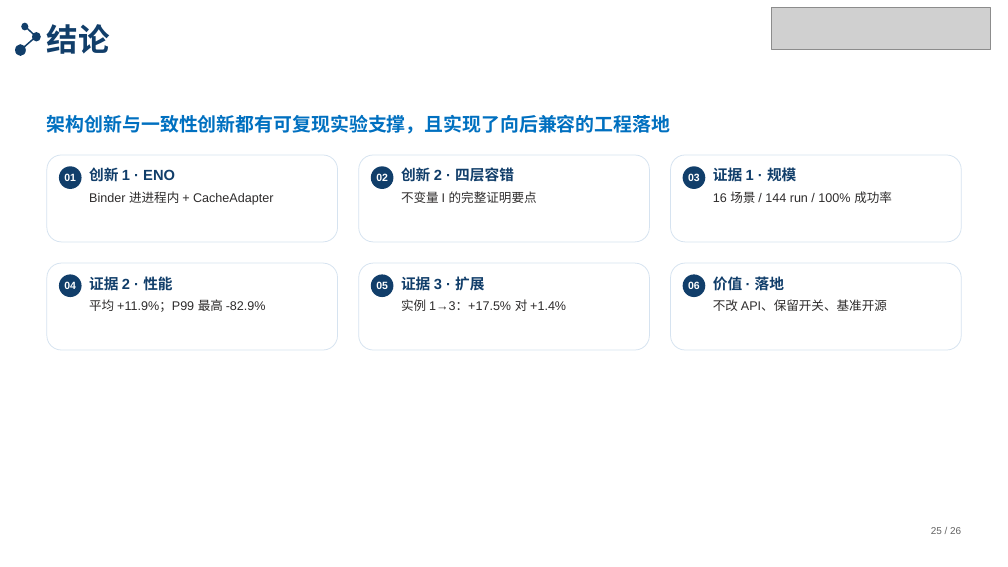
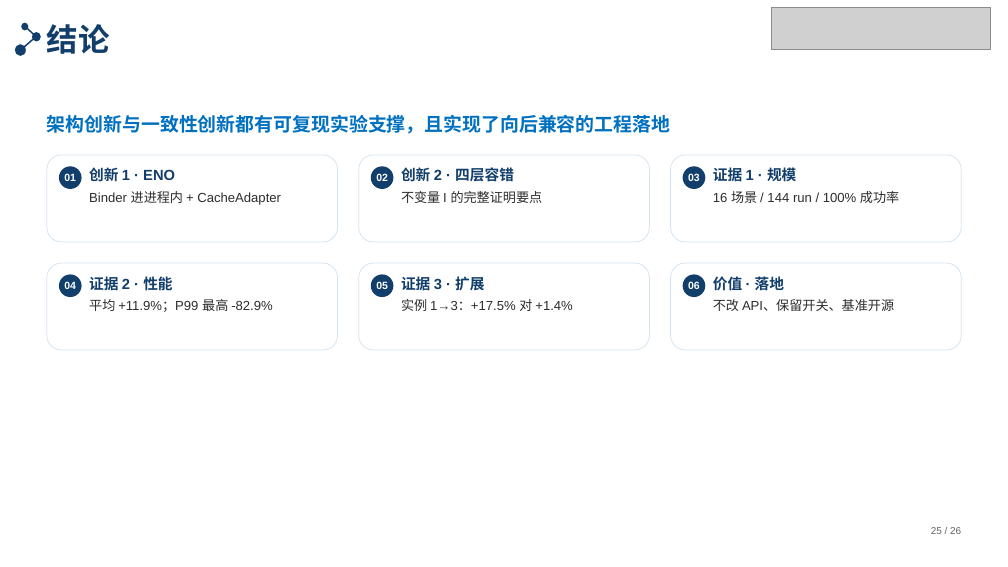
Before and after one commit to tengfei86/godel-scheduler, a slide deck: slide 25 of docs/thesis/defense/答辩PPT-北航模板版.pptx. Drawn at 1008x567 pixels with LibreOffice and Linux fonts; fonts in the diff are those of the drawing; grey boxes stand for pictures. Boxes give left, top, right and bottom in pixels: in the first picture for what was removed or moved away, otherwise in the second. Text is boxed around its words. In the diff, an @@ line names an element or a change of style, - is before the commit and + after.

```diff
--- a/docs/thesis/defense/答辩PPT-北航模板版.pptx
+++ b/docs/thesis/defense/答辩PPT-北航模板版.pptx
@@ text at bbox=[89, 191, 281, 205]: size 12 to 12.5 pt in "Binder 进进程内 + CacheAdapter" @@
@@ text at bbox=[401, 191, 543, 203]: size 12 to 12.5 pt in "不变量 I 的完整证明要点" @@
@@ text at bbox=[713, 191, 899, 203]: size 12 to 12.5 pt in "16 场景 / 144 run / 100% ..." @@
@@ text at bbox=[89, 299, 273, 312]: size 12 to 12.5 pt in "平均 +11.9%；P99 最高 -82.9%" @@
@@ text at bbox=[401, 299, 573, 311]: size 12 to 12.5 pt in "实例 1→3：+17.5% 对 +1.4%" @@
@@ text at bbox=[713, 299, 894, 311]: size 12 to 12.5 pt in "不改 API、保留开关、基准开源" @@
```
Also in this commit, not shown: 3 other slides changed, 2 other files.
